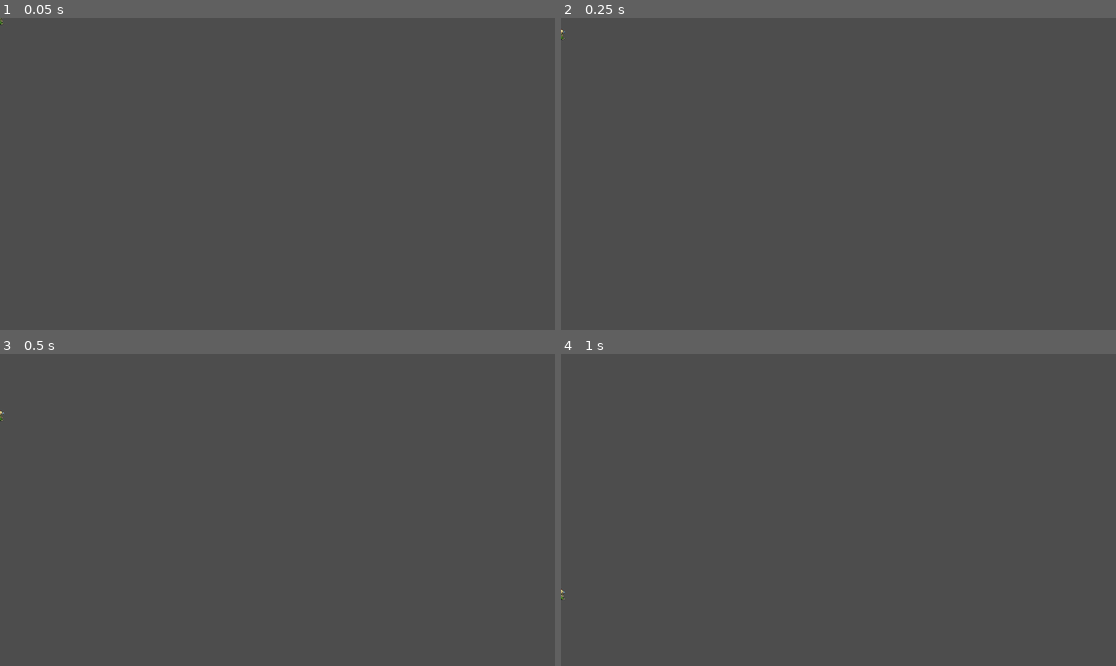
Above: before the commit, frames 1-4 (two rows, left to right).
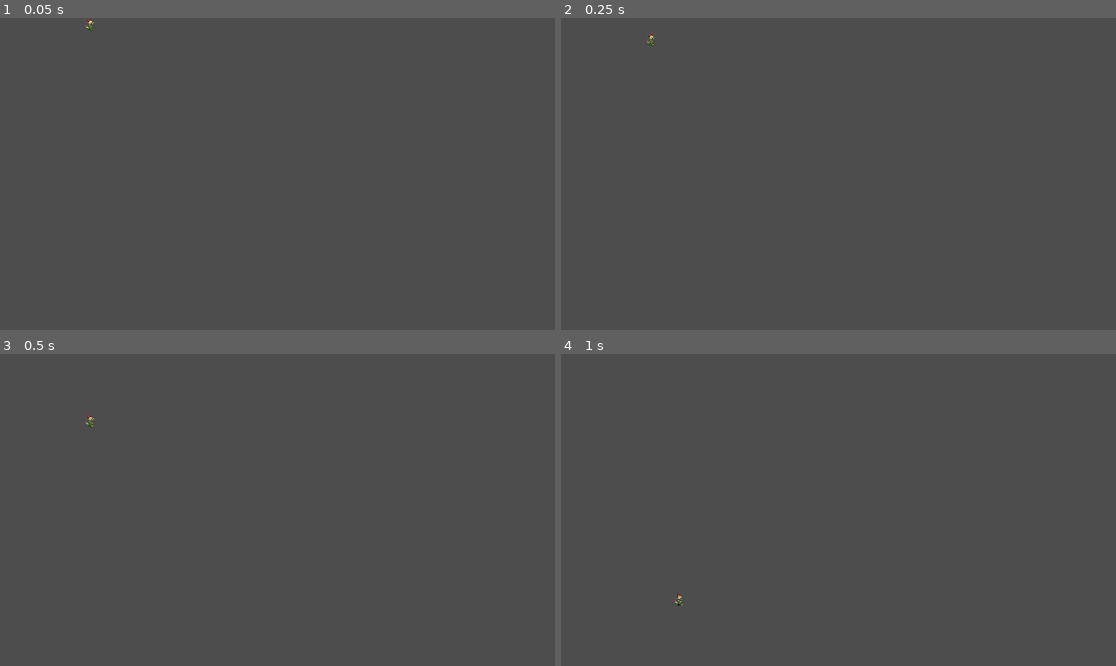
Above: after the commit, the same moments.

Repository: anticarasosman/GMTK-Game-Jam
Game: Godot game, scene res://Escenas/player.tscn
The game is run twice, just before and just after one commit, with the same random seed, the same clock (stepped at 60 frames per second) and the same inputs. Before the commit the project has no main scene; this scene is started directly in both runs.
Inputs:
- Up to frame 1 (0.05 s): no input
- Up to frame 2 (0.25 s): no input
- Up to frame 3 (0.5 s): no input
- Up to frame 4 (1 s): tap Enter at 0.5 s; hold D (move_right, bound only after the commit) from 0.53 s (still down); tap Space (jump, bound only after the commit) at 0.6, 0.77 s

The runs differ from the first frame. In frame 1, less than 0.1% of the frame differs, in the area x 0-17%, y 0-5%; in frame 2, less than 0.1%, in the area x 0-17%, y 3-9%; in frame 3, less than 0.1%; in frame 4, less than 0.1%.

Commit message:
Fix: controls

Diff:
--- a/movimiento_arbol/Escenas/player.tscn
+++ b/movimiento_arbol/Escenas/player.tscn
@@ -6,6 +6,7 @@
 [sub_resource type="CapsuleShape2D" id="CapsuleShape2D_w2huk"]
 
 [node name="Player" type="CharacterBody2D"]
+position = Vector2(187, 12)
 script = ExtResource("1_lc8kf")
 
 [node name="CollisionShape2D" type="CollisionShape2D" parent="."]
--- a/movimiento_arbol/project.godot
+++ b/movimiento_arbol/project.godot
@@ -11,5 +11,28 @@
 [application]
 
 config/name="Movimiento_Arbol"
+run/main_scene="res://Escenas/testing_movimiento.tscn"
 config/features=PackedStringArray("4.3", "Forward Plus")
 config/icon="res://icon.svg"
+
+[input]
+
+jump={
+"deadzone": 0.5,
+"events": [Object(InputEventKey,"resource_local_to_scene":false,"resource_name":"","device":-1,"window_id":0,"alt_pressed":false,"shift_pressed":false,"ctrl_pressed":false,"meta_pressed":false,"pressed":false,"keycode":0,"physical_keycode":32,"key_label":0,"unicode":32,"location":0,"echo":false,"script":null)
+, Object(InputEventKey,"resource_local_to_scene":false,"resource_name":"","device":-1,"window_id":0,"alt_pressed":false,"shift_pressed":false,"ctrl_pressed":false,"meta_pressed":false,"pressed":false,"keycode":0,"physical_keycode":87,"key_label":0,"unicode":119,"location":0,"echo":false,"script":null)
+, Object(InputEventKey,"resource_local_to_scene":false,"resource_name":"","device":-1,"window_id":0,"alt_pressed":false,"shift_pressed":false,"ctrl_pressed":false,"meta_pressed":false,"pressed":false,"keycode":0,"physical_keycode":4194320,"key_label":0,"unicode":0,"location":0,"echo":false,"script":null)
+]
+}
+move_right={
+"deadzone": 0.5,
+"events": [Object(InputEventKey,"resource_local_to_scene":false,"resource_name":"","device":-1,"window_id":0,"alt_pressed":false,"shift_pressed":false,"ctrl_pressed":false,"meta_pressed":false,"pressed":false,"keycode":0,"physical_keycode":68,"key_label":0,"unicode":100,"location":0,"echo":false,"script":null)
+, Object(InputEventKey,"resource_local_to_scene":false,"resource_name":"","device":-1,"window_id":0,"alt_pressed":false,"shift_pressed":false,"ctrl_pressed":false,"meta_pressed":false,"pressed":false,"keycode":0,"physical_keycode":4194321,"key_label":0,"unicode":0,"location":0,"echo":false,"script":null)
+]
+}
+move_left={
+"deadzone": 0.5,
+"events": [Object(InputEventKey,"resource_local_to_scene":false,"resource_name":"","device":-1,"window_id":0,"alt_pressed":false,"shift_pressed":false,"ctrl_pressed":false,"meta_pressed":false,"pressed":false,"keycode":0,"physical_keycode":4194319,"key_label":0,"unicode":0,"location":0,"echo":false,"script":null)
+, Object(InputEventKey,"resource_local_to_scene":false,"resource_name":"","device":-1,"window_id":0,"alt_pressed":false,"shift_pressed":false,"ctrl_pressed":false,"meta_pressed":false,"pressed":false,"keycode":0,"physical_keycode":65,"key_label":0,"unicode":97,"location":0,"echo":false,"script":null)
+]
+}
